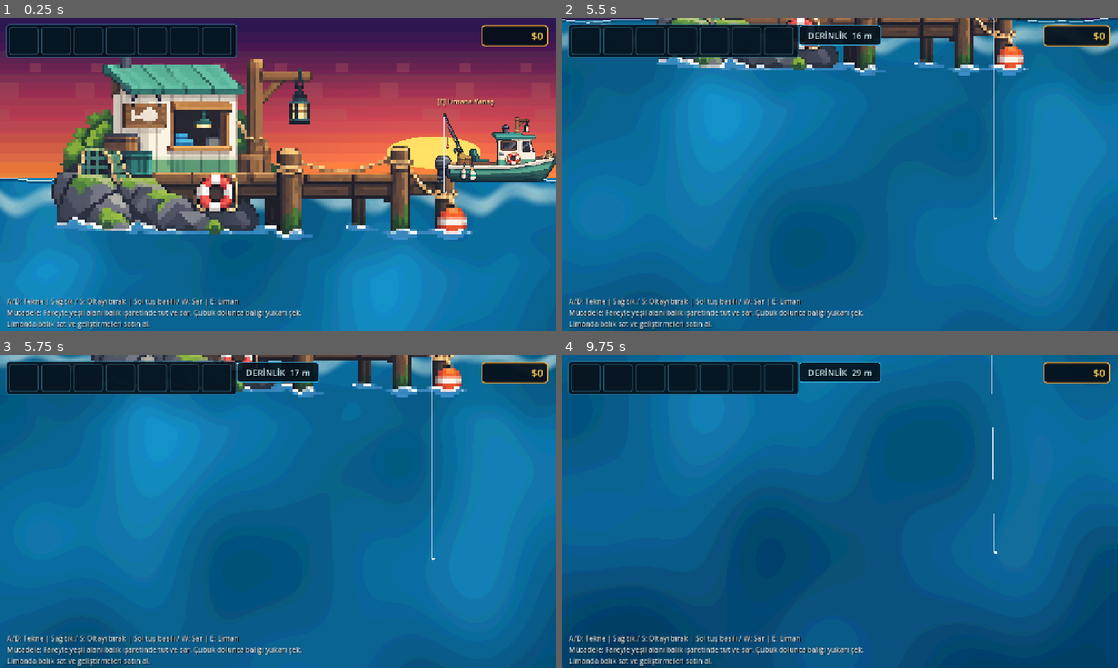
Above: before the commit, frames 1-4 (two rows, left to right).
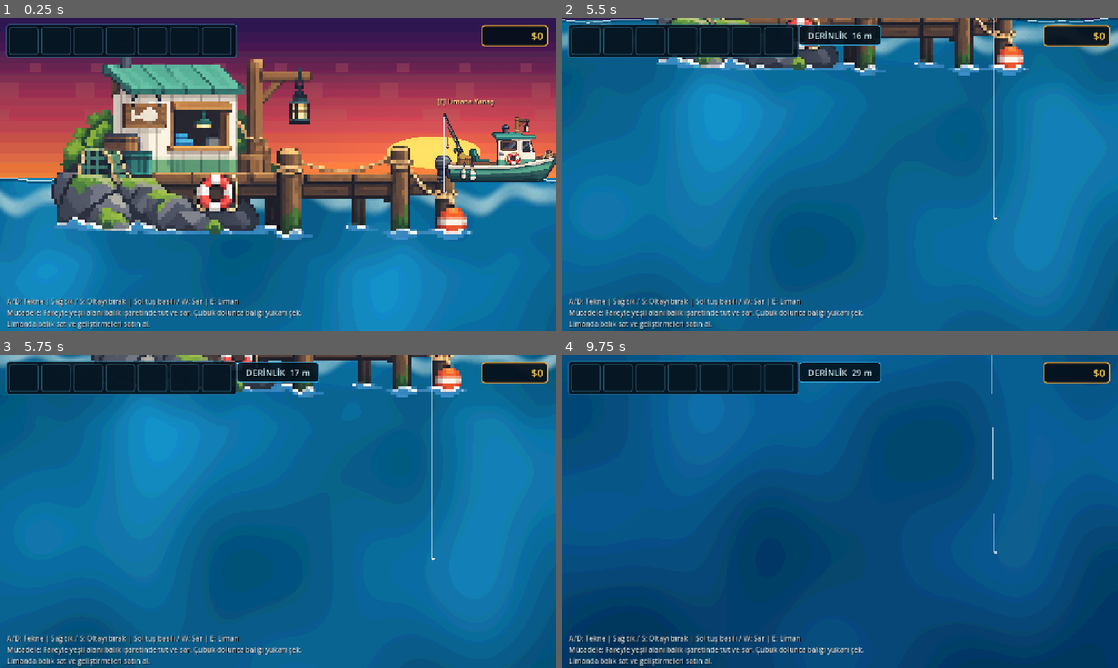
Above: after the commit, the same moments.

Repository: mirackayademir/TinyFisher
Game: Godot game, scene res://scenes/world.tscn
Same seed, same stepped clock (60 frames per second), same inputs: the game is played once before the commit and once after it.
Inputs (mouse positions are in pixels of both pictures, inside the frame that each line leads up to):
- Up to frame 1 (0.25 s): no input
- Up to frame 2 (5.5 s): move the mouse to (962, 158) at 0.52 s; hold D (move_right) 0.53-1.28 s; tap E (dock) every 0.75 s from 0.6 to 5.1 s; click (962, 158) at 0.67 s; move the mouse to (728, 190) at 1.27 s; hold S 1.28-2.03 s; move the mouse to (895, 105) at 2.02 s; hold D (move_right) 2.03-2.78 s; move the mouse to (812, 237) at 2.77 s; hold W 2.78-3.53 s; click (812, 237) at 2.92 s; move the mouse to (1006, 221) at 3.52 s; hold A (move_left) 3.53-5.03 s; move the mouse to (673, 127) at 4.27 s; move the mouse to (867, 174) at 5.02 s; hold S from 5.03 s (still down); click (867, 174) at 5.17 s
- Up to frame 3 (5.75 s): keep holding S
- Up to frame 4 (9.75 s): move the mouse to (756, 433) at 5.77 s; release S at 5.78 s; hold D (move_right) 5.78-6.53 s; tap E (dock) every 0.75 s from 5.85 to 9.6 s; move the mouse to (962, 495) at 6.52 s; hold W 6.53-7.28 s; move the mouse to (728, 527) at 7.27 s; hold D (move_right) 7.28-8.03 s; click (728, 527) at 7.42 s; move the mouse to (895, 442) at 8.02 s; hold S 8.03-8.78 s; move the mouse to (812, 574) at 8.77 s; hold A (move_left) 8.78-9.53 s; move the mouse to (1006, 558) at 9.52 s; hold W from 9.53 s (still down); click (1006, 558) at 9.67 s

Frames 1-3 are identical in both runs. In frame 4, less than 0.1% of the frame differs, in the area x 77-79%, y 0-64%.

Commit message:
Make deep sea darkness clearly visible

Diff:
--- a/scenes/deep_sea_atmosphere.gd
+++ b/scenes/deep_sea_atmosphere.gd
@@ -1,14 +1,17 @@
 extends Node
 
 # Derin deniz atmosferi:
-# - Olta derine indikçe dünyanın ortam ışığını yumuşak biçimde azaltır.
-# - 50 m sonrasında kancanın çevresinde sınırlı görüş sağlayan soğuk bir ışık açar.
-# - Fener Balıkları kendi sıcak, hafif titreşen ışıklarını taşır.
+# - Sığ suda ortam neredeyse değişmez.
+# - 20 m sonrasında ışık belirgin şekilde azalır.
+# - 60 m sonrasında kancanın çevresindeki ışık önemli hale gelir.
+# - 80-100 m arası gerçekten karanlık derin denizdir.
+# - Fener Balıkları kendi sıcak, titreşen ışıklarını taşır.
 # HUD ayrı CanvasLayer'da olduğu için karanlıktan etkilenmez.
 
-const SHALLOW_START_M: float = 32.0
-const HOOK_LIGHT_START_M: float = 50.0
+const SHALLOW_START_M: float = 18.0
+const HOOK_LIGHT_START_M: float = 58.0
 const ANGLER_SCAN_INTERVAL: float = 0.30
+const AMBIENT_LERP_SPEED: float = 0.16
 
 var _world: Node2D = null
 var _hook: Area2D = null
@@ -69,9 +72,9 @@
 		_hook_light = PointLight2D.new()
 		_hook_light.name = "DeepSeaHookLight"
 		_hook_light.texture = _light_texture
-		_hook_light.color = Color(0.52, 0.78, 1.0, 1.0)
+		_hook_light.color = Color(0.46, 0.73, 1.0, 1.0)
 		_hook_light.energy = 0.0
-		_hook_light.texture_scale = 2.8
+		_hook_light.texture_scale = 2.45
 		_hook_light.shadow_enabled = false
 		_hook_light.z_index = 20
 		_hook.add_child(_hook_light)
@@ -92,33 +95,48 @@
 func _update_ambient(depth_m: float) -> void:
 	var target: Color = Color.WHITE
 
+	# 0-18 m: yüzeye yakın, parlak.
 	if depth_m <= SHALLOW_START_M:
 		target = Color.WHITE
-	elif depth_m < 52.0:
-		var t1: float = inverse_lerp(SHALLOW_START_M, 52.0, depth_m)
-		target = Color.WHITE.lerp(Color(0.72, 0.84, 0.94, 1.0), t1)
-	elif depth_m < 70.0:
-		var t2: float = inverse_lerp(52.0, 70.0, depth_m)
-		target = Color(0.72, 0.84, 0.94, 1.0).lerp(Color(0.40, 0.58, 0.72, 1.0), t2)
+
+	# 18-35 m: ilk fark burada gözle görülür hale gelir.
+	elif depth_m < 35.0:
+		var t1: float = inverse_lerp(SHALLOW_START_M, 35.0, depth_m)
+		target = Color.WHITE.lerp(Color(0.68, 0.80, 0.90, 1.0), t1)
+
+	# 35-55 m: orta su artık açık biçimde daha koyudur.
+	elif depth_m < 55.0:
+		var t2: float = inverse_lerp(35.0, 55.0, depth_m)
+		target = Color(0.68, 0.80, 0.90, 1.0).lerp(Color(0.36, 0.51, 0.66, 1.0), t2)
+
+	# 55-72 m: açık deniz ışığı hızla kaybolur.
+	elif depth_m < 72.0:
+		var t3: float = inverse_lerp(55.0, 72.0, depth_m)
+		target = Color(0.36, 0.51, 0.66, 1.0).lerp(Color(0.18, 0.29, 0.42, 1.0), t3)
+
+	# 72-86 m: köpekbalığı katmanı; çevre artık gerçekten karanlık.
 	elif depth_m < 86.0:
-		var t3: float = inverse_lerp(70.0, 86.0, depth_m)
-		target = Color(0.40, 0.58, 0.72, 1.0).lerp(Color(0.18, 0.31, 0.46, 1.0), t3)
+		var t4: float = inverse_lerp(72.0, 86.0, depth_m)
+		target = Color(0.18, 0.29, 0.42, 1.0).lerp(Color(0.085, 0.145, 0.24, 1.0), t4)
+
+	# 86-100 m: Fener Balığı bölgesi. Kanca ışığı olmadan görüş çok sınırlı.
 	else:
-		var t4: float = clampf(inverse_lerp(86.0, 100.0, depth_m), 0.0, 1.0)
-		target = Color(0.18, 0.31, 0.46, 1.0).lerp(Color(0.07, 0.13, 0.22, 1.0), t4)
+		var t5: float = clampf(inverse_lerp(86.0, 100.0, depth_m), 0.0, 1.0)
+		target = Color(0.085, 0.145, 0.24, 1.0).lerp(Color(0.025, 0.045, 0.085, 1.0), t5)
 
-	_canvas_modulate.color = _canvas_modulate.color.lerp(target, 0.085)
+	_canvas_modulate.color = _canvas_modulate.color.lerp(target, AMBIENT_LERP_SPEED)
 
 
 func _update_hook_light(depth_m: float) -> void:
 	if depth_m < HOOK_LIGHT_START_M or not bool(_hook.get("deployed")):
-		_hook_light.energy = lerpf(_hook_light.energy, 0.0, 0.18)
+		_hook_light.energy = lerpf(_hook_light.energy, 0.0, 0.22)
 		return
 
 	var depth_t: float = clampf(inverse_lerp(HOOK_LIGHT_START_M, 100.0, depth_m), 0.0, 1.0)
-	var target_energy: float = lerpf(0.38, 1.42, depth_t)
-	_hook_light.energy = lerpf(_hook_light.energy, target_energy, 0.12)
-	_hook_light.texture_scale = lerpf(2.35, 3.05, depth_t)
+	# Karanlık arttıkça ışık güçleniyor fakat görüş alanı kontrollü kalıyor.
+	var target_energy: float = lerpf(0.70, 2.15, depth_t)
+	_hook_light.energy = lerpf(_hook_light.energy, target_energy, 0.16)
+	_hook_light.texture_scale = lerpf(2.05, 2.65, depth_t)
 
 
 func _update_angler_lights() -> void:
@@ -145,15 +163,15 @@
 		light = PointLight2D.new()
 		light.name = "AnglerNaturalLight"
 		light.texture = _light_texture
-		light.texture_scale = 1.55
-		light.color = Color(1.0, 0.53, 0.16, 1.0)
+		light.texture_scale = 1.65
+		light.color = Color(1.0, 0.46, 0.10, 1.0)
 		light.shadow_enabled = false
 		light.z_index = 21
 		fish_2d.add_child(light)
 
 	var phase: float = float(fish_2d.get_instance_id() % 1000) * 0.013
 	var pulse: float = sin((Time.get_ticks_msec() * 0.001) * 2.6 + phase)
-	light.energy = 1.02 + pulse * 0.18
+	light.energy = 1.45 + pulse * 0.28
 
 
 func _create_radial_light_texture(size: int) -> Texture2D:
@@ -164,7 +182,7 @@
 	for y: int in range(size):
 		for x: int in range(size):
 			var distance_ratio: float = Vector2(float(x), float(y)).distance_to(center) / radius
-			var intensity: float = pow(clampf(1.0 - distance_ratio, 0.0, 1.0), 2.15)
+			var intensity: float = pow(clampf(1.0 - distance_ratio, 0.0, 1.0), 2.35)
 			image.set_pixel(x, y, Color(intensity, intensity, intensity, 1.0))
 
 	return ImageTexture.create_from_image(image)
